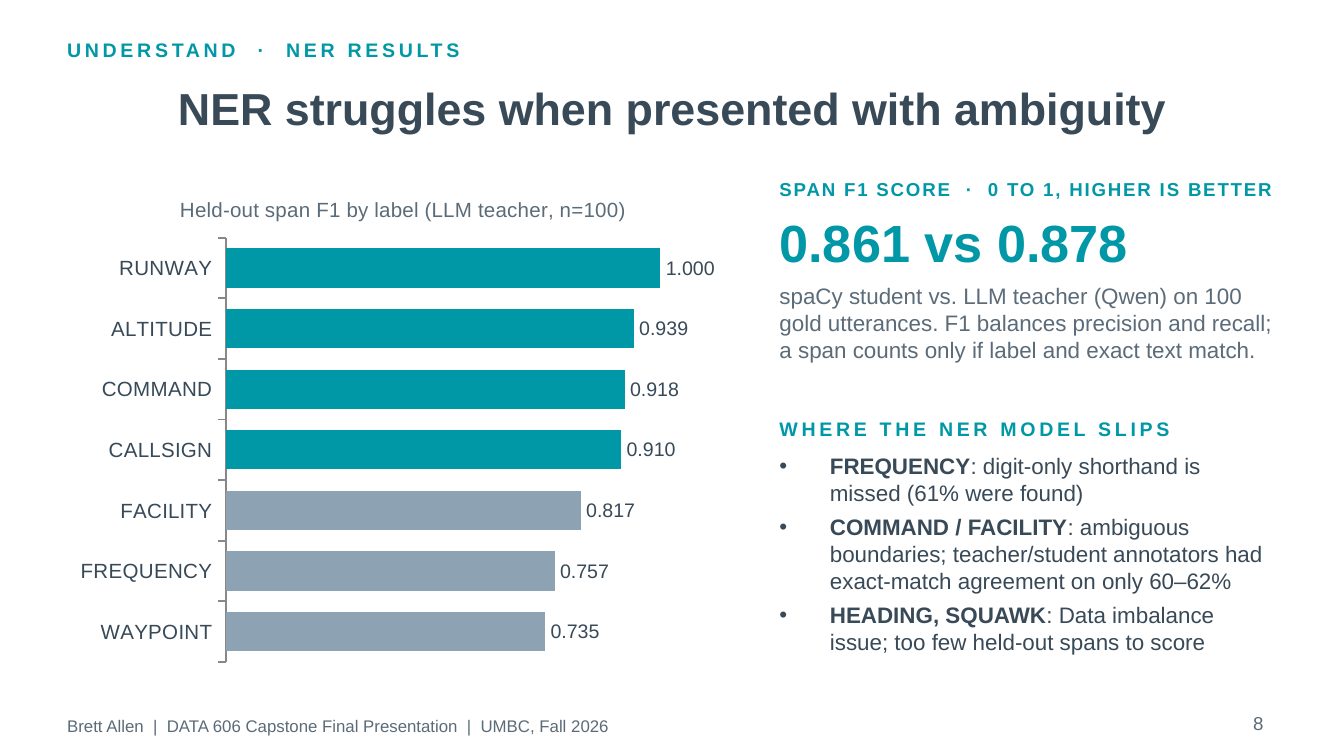
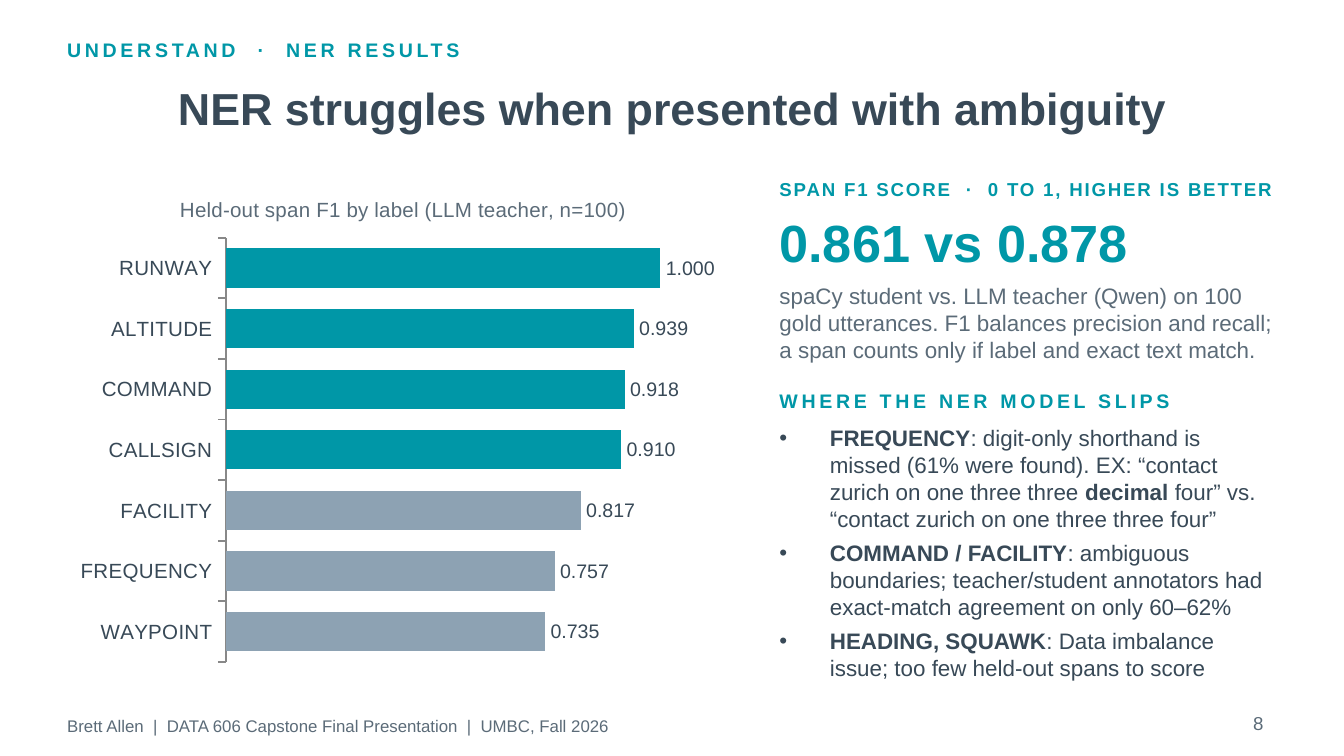
Before and after one commit to BrettFX/UMBC-DATA606-Capstone, a slide deck: slide 8 of docs/Allen_DATA_606_Capstone_Final.pptx. Drawn at 1344x756 pixels with LibreOffice and Linux fonts; fonts in the diff are those of the drawing. Boxes give left, top, right and bottom in pixels: in the first picture for what was removed or moved away, otherwise in the second. Text is boxed around its words. In the diff, an @@ line names an element or a change of style, - is before the commit and + after.

```diff
--- a/docs/Allen_DATA_606_Capstone_Final.pptx
+++ b/docs/Allen_DATA_606_Capstone_Final.pptx
@@ text "WHERE THE NER MODEL SLIPS": place and size @@
-text "WHERE THE NER MODEL SLIPS" at [779, 422, 1169, 437]
+text "WHERE THE NER MODEL SLIPS" at [779, 394, 1169, 409]
@@ text "FREQUENCY: digit-only shorthand is missed ...": place and size @@
-text "FREQUENCY: digit-only shorthand is missed ..." at [830, 457, 1262, 655]
+text "FREQUENCY: digit-only shorthand is missed ..." at [830, 429, 1262, 681]
@@ text at [830, 429, 1256, 527]: text changed @@
-• FREQUENCY: digit-only shorthand is missed (61% were found)
+• FREQUENCY: digit-only shorthand is missed (61% were found). EX: “contact zurich on one three three decimal four” vs. “contact zurich on one three three four”
```
Also in this commit, not shown: 5 other slides changed.
